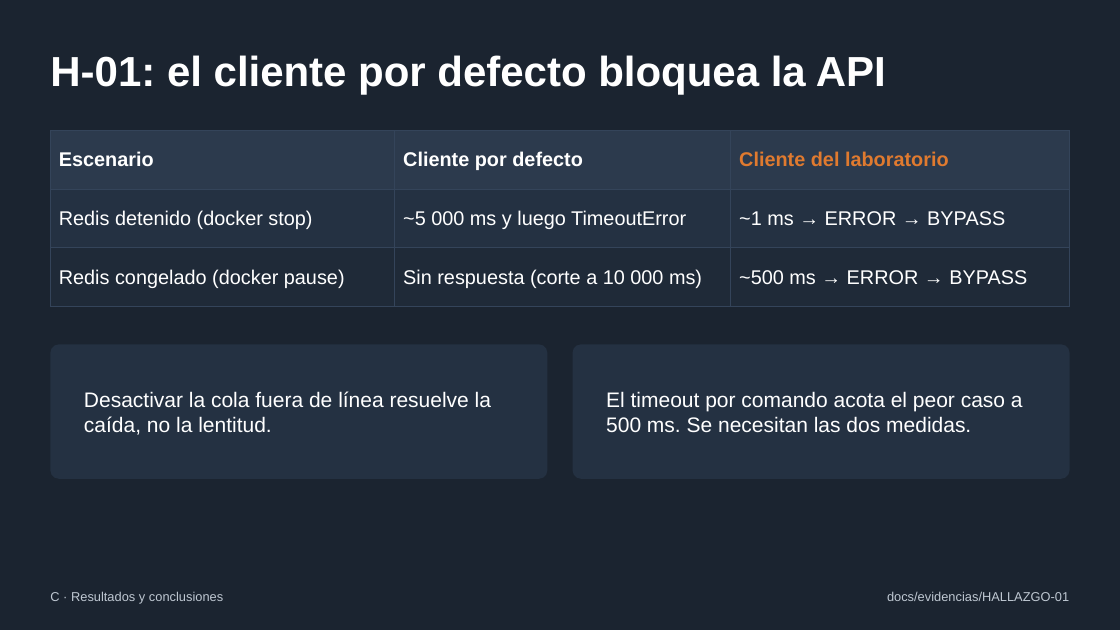
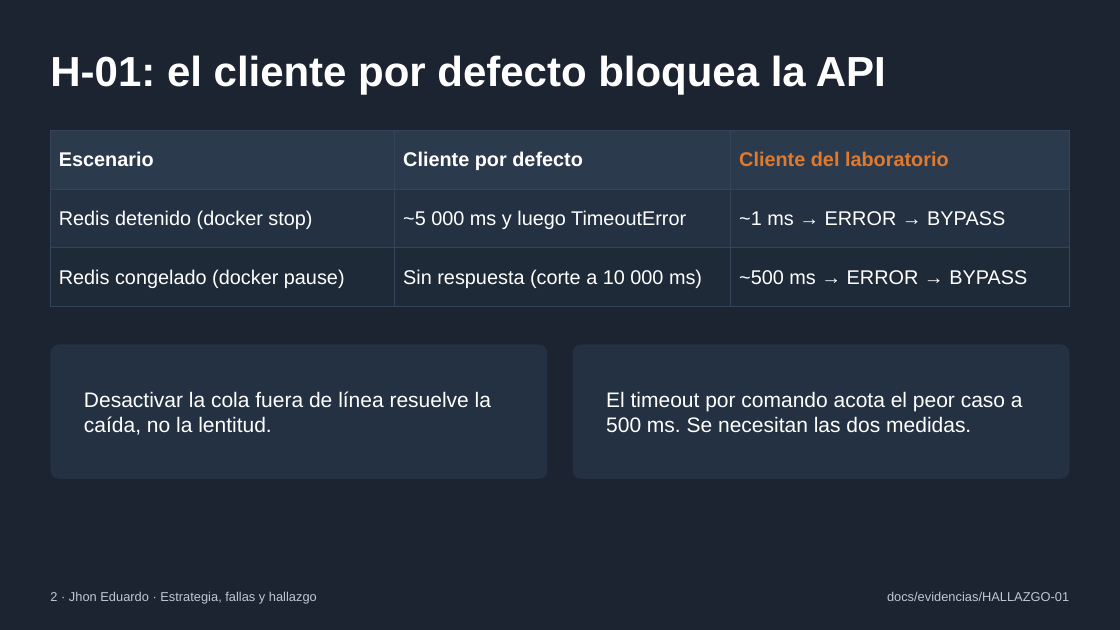
Before and after one commit to SebastianVillaC/lab-cache, a slide deck: slide 11 of docs/presentacion/presentacion-cache.pptx (slide 13 before the commit). Drawn at 1120x630 pixels with LibreOffice and Linux fonts; fonts in the diff are those of the drawing. Boxes give left, top, right and bottom in pixels: in the first picture for what was removed or moved away, otherwise in the second. Text is boxed around its words. In the diff, an @@ line names an element or a change of style, - is before the commit and + after.

```diff
--- a/docs/presentacion/presentacion-cache.pptx
+++ b/docs/presentacion/presentacion-cache.pptx
@@ text at box(50, 591, 317, 604): text changed @@
-C · Resultados y conclusiones
+2 · Jhon Eduardo · Estrategia, fallas y hallazgo
```
Also in this commit, not shown: 13 other slides changed, 3 slides added, 1 slide removed.
